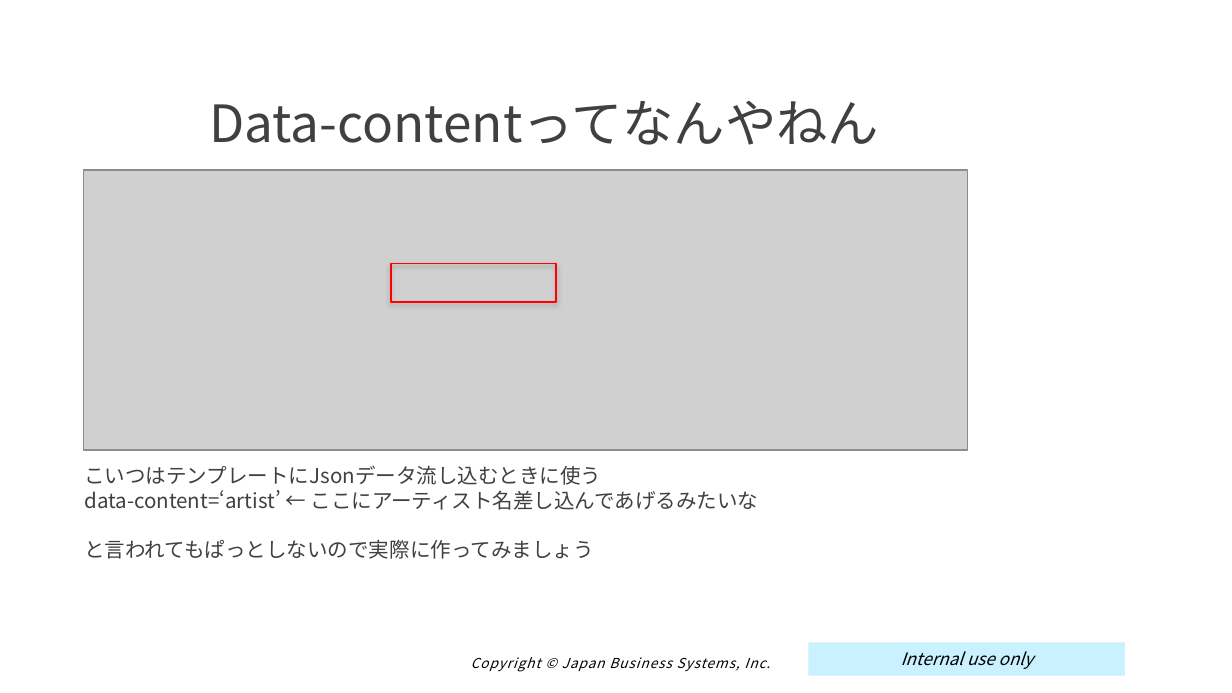
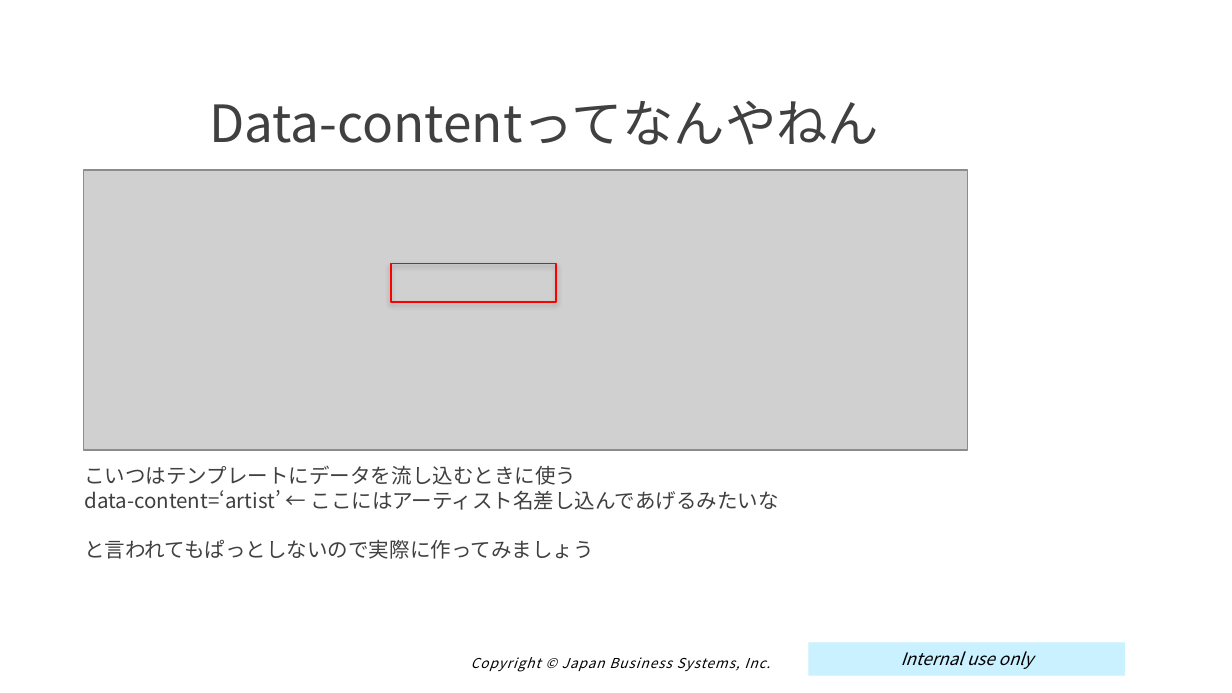
Before and after one commit to muchiyama/cf_training, a slide deck: slide 49 of doc/しりょ.pptx. Drawn at 1232x693 pixels with LibreOffice and Linux fonts; fonts in the diff are those of the drawing; grey boxes stand for pictures; background and template pictures are left out. Boxes give left, top, right and bottom in pixels: in the first picture for what was removed or moved away, otherwise in the second. Text is boxed around its words. In the diff, an @@ line names an element or a change of style, - is before the commit and + after.

```diff
--- a/doc/しりょ.pptx
+++ b/doc/しりょ.pptx
@@ text at (84, 465, 779, 559): text changed @@
-こいつはテンプレートにJsonデータ流し込むときに使う
-data-content=‘artist’ ← ここにアーティスト名差し込んであげるみたいな
-と言われてもぱっとしないので実際に作ってみましょう
+こいつはテンプレートにデータを流し込むときに使う
+data-content=‘artist’ ← ここにはアーティスト名差し込んであげるみたいな
+と言われてもぱっとしないので実際に作ってみましょう
```
Also in this commit, not shown: 11 other slides changed, 8 other files.
